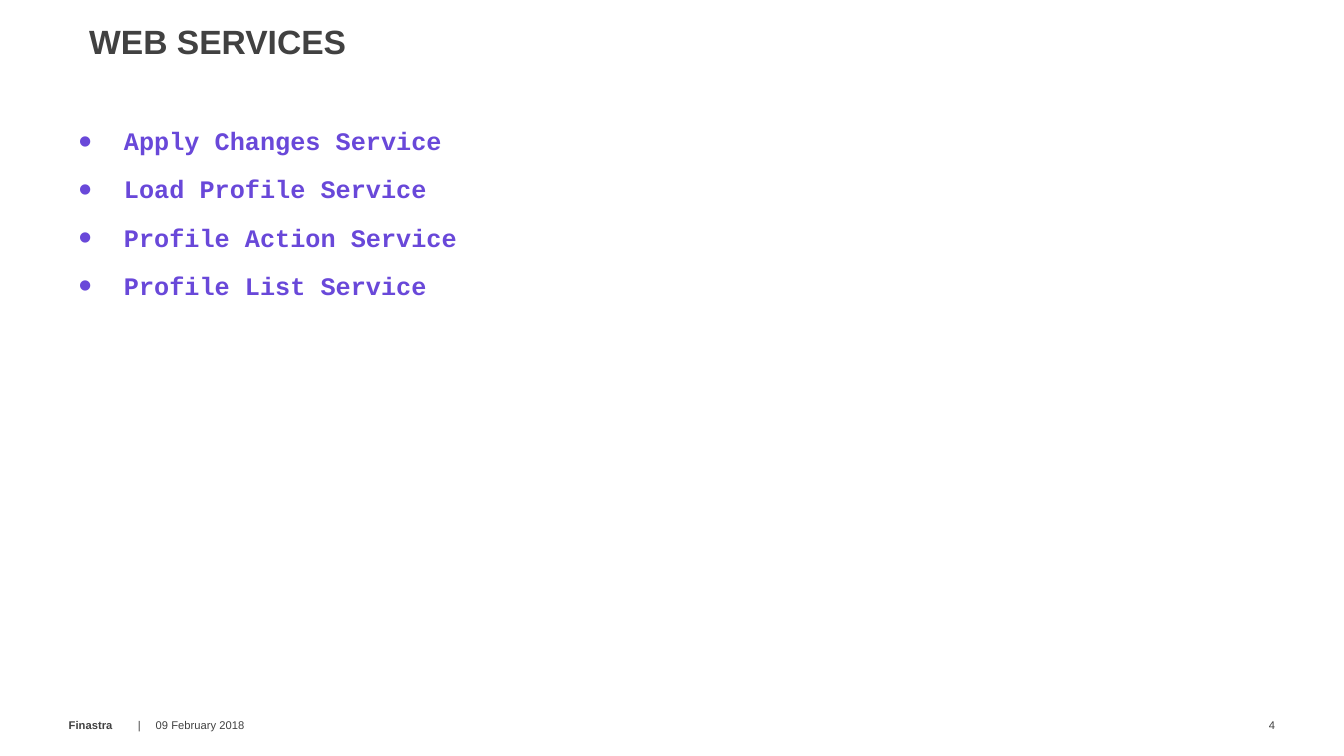
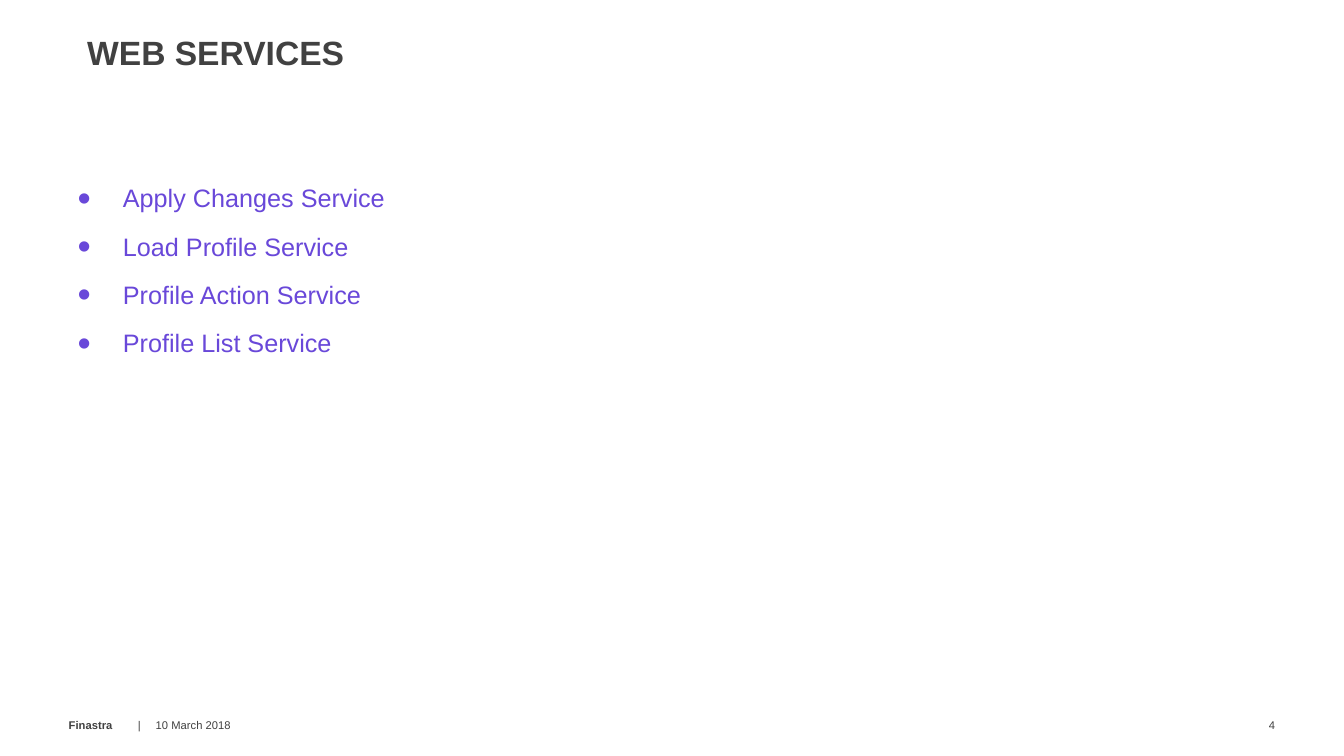
Before and after one commit to alexfinastra/IntegrationWorkshop, a slide deck: slide 4 of documentation/11 SOA Services - Static Data.pptx. Drawn at 1344x756 pixels with LibreOffice and Linux fonts; fonts in the diff are those of the drawing; background and template pictures are left out. Boxes give left, top, right and bottom in pixels: in the first picture for what was removed or moved away, otherwise in the second. Text is boxed around its words. In the diff, an @@ line names an element or a change of style, - is before the commit and + after.

```diff
--- a/documentation/11 SOA Services - Static Data.pptx
+++ b/documentation/11 SOA Services - Static Data.pptx
@@ text "WEB SERVICES" moved from (x1=89, y1=30, x2=346, y2=55) to (x1=87, y1=41, x2=344, y2=66) @@
@@ text "Apply Changes Service" moved from (x1=124, y1=132, x2=457, y2=296) to (x1=123, y1=188, x2=385, y2=353) @@
@@ text "Apply Changes Service" at (x1=123, y1=188, x2=385, y2=353): font Courier New to Arial, bold off @@
@@ text at (x1=156, y1=721, x2=231, y2=729): text changed @@
-09 February 2018
+10 March 2018
```
Also in this commit, not shown: 9 other slides changed, 4 slides removed, 20 other files.
